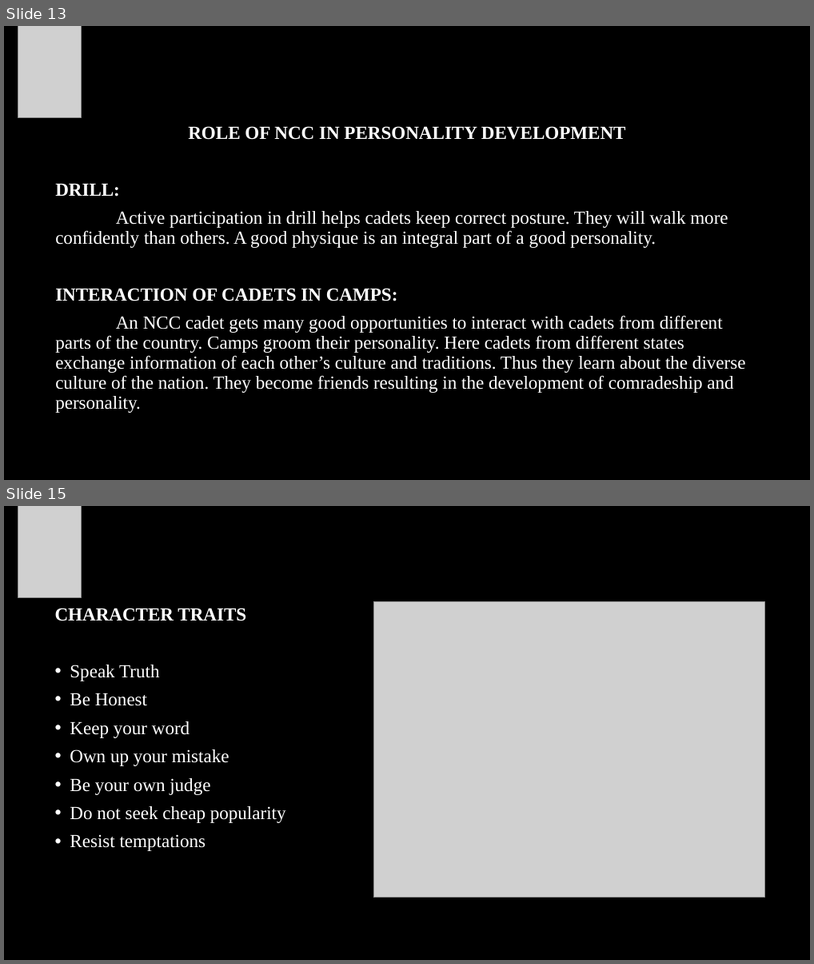
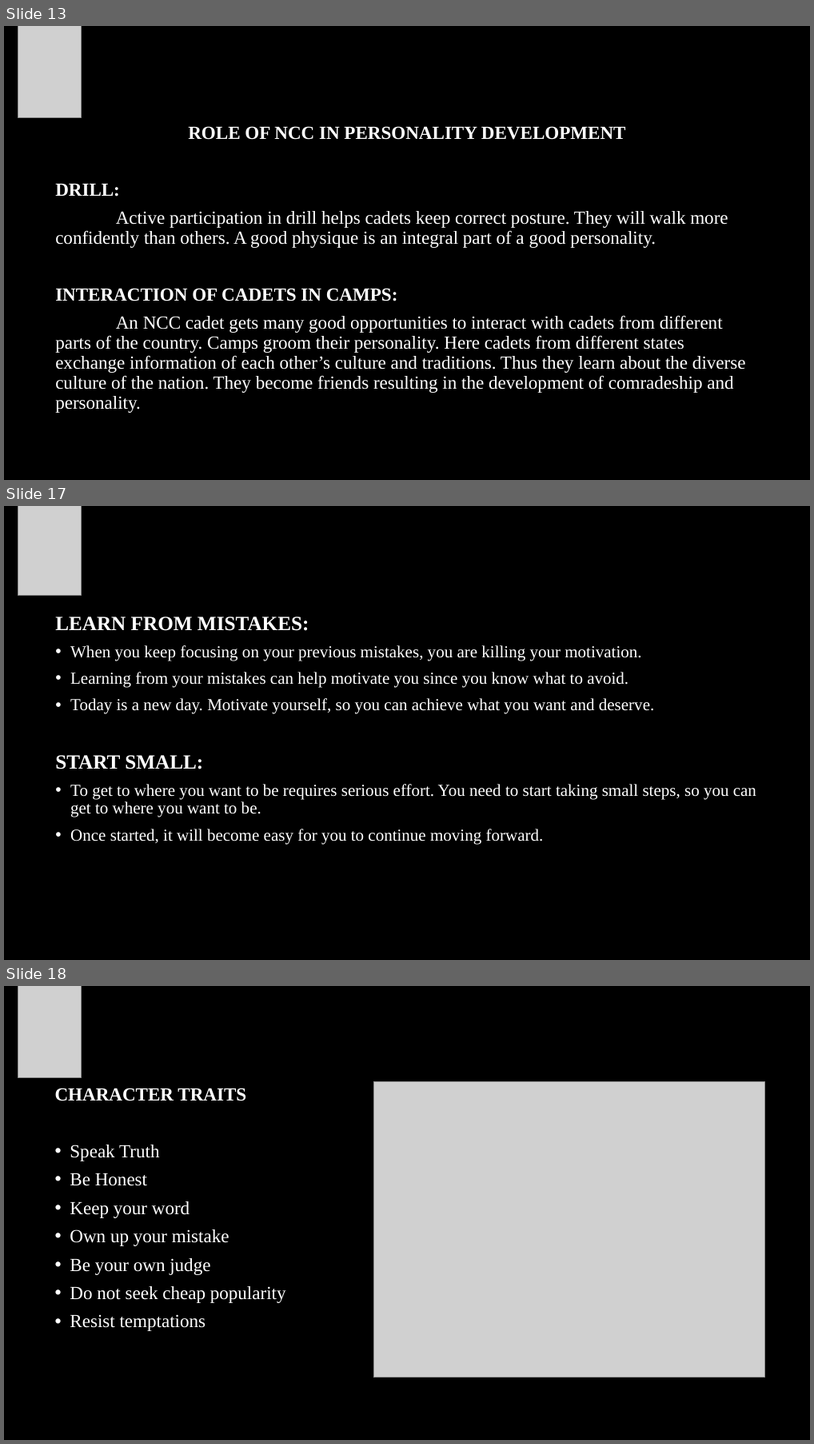
Before and after one commit to GowMani/Mani, a slide deck: Leadership & Personality development.pptx. Shown one above the other, each under a label of ours: slides 13 and 15 before the commit, slides 13, 17 and 18 after it; the slides between them are not shown. The pictures are 814x964 and 814x1444 pixels, drawn with LibreOffice and Linux fonts; fonts in the diff are those of the drawing; grey boxes stand for pictures; background and template pictures are left out. Boxes give left, top, right and bottom in pixels: in the first picture for what was removed or moved away, otherwise in the second. Text is boxed around its words. In the diff, an @@ line names an element or a change of style, - is before the commit and + after.

```diff
--- a/Leadership & Personality development.pptx
+++ b/Leadership & Personality development.pptx
@@ slide 17 added at (x1=4, y1=506, x2=810, y2=960), background #000000 @@
@@ picture added at (x1=18, y1=506, x2=82, y2=595) @@
@@ text added at (x1=55, y1=616, x2=757, y2=844), 20 pt, text #FFFFFF @@
+LEARN FROM MISTAKES:
+• When you keep focusing on your previous mistakes, you are killing your motivation.
+• Learning from your mistakes can help motivate you since you know what to avoid.
+• Today is a new day. Motivate yourself, so you can achieve what you want and deserve.
+START SMALL:
+• To get to where you want to be requires serious effort. You need to start taking small steps, so you can get to where you want to be.
+• Once started, it will become easy for you to continue moving forward.
@@ what was slide 15 is now slide 18 @@
```
Also in this commit, not shown: 3 slides changed, 2 other slides added.
